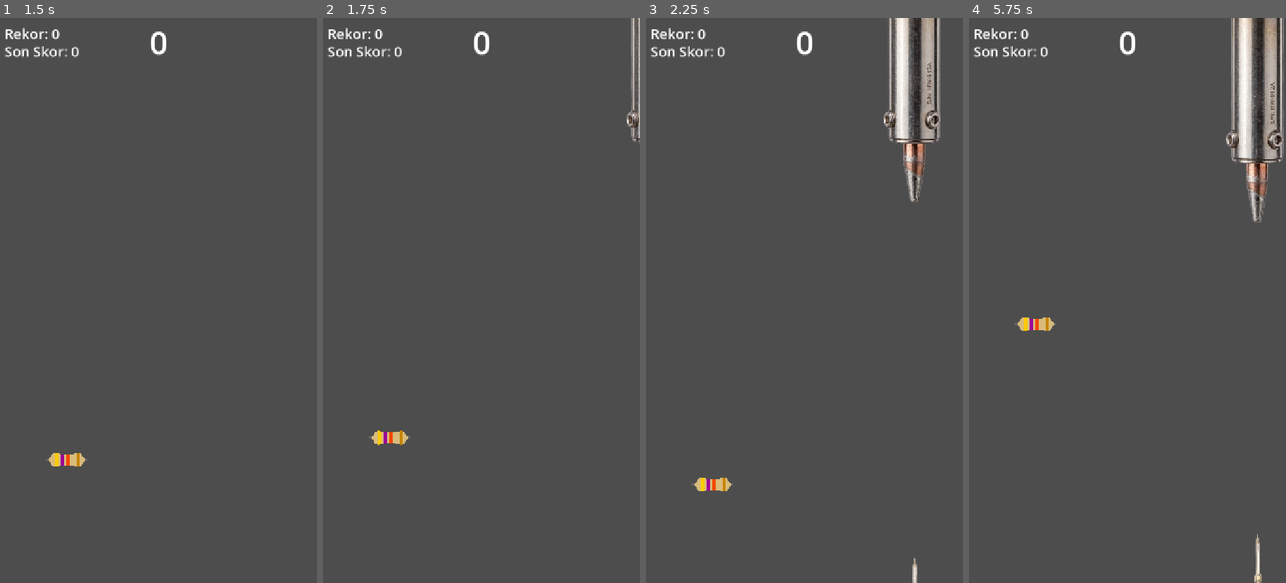
Above: before the commit, frames 1-4 (left to right).
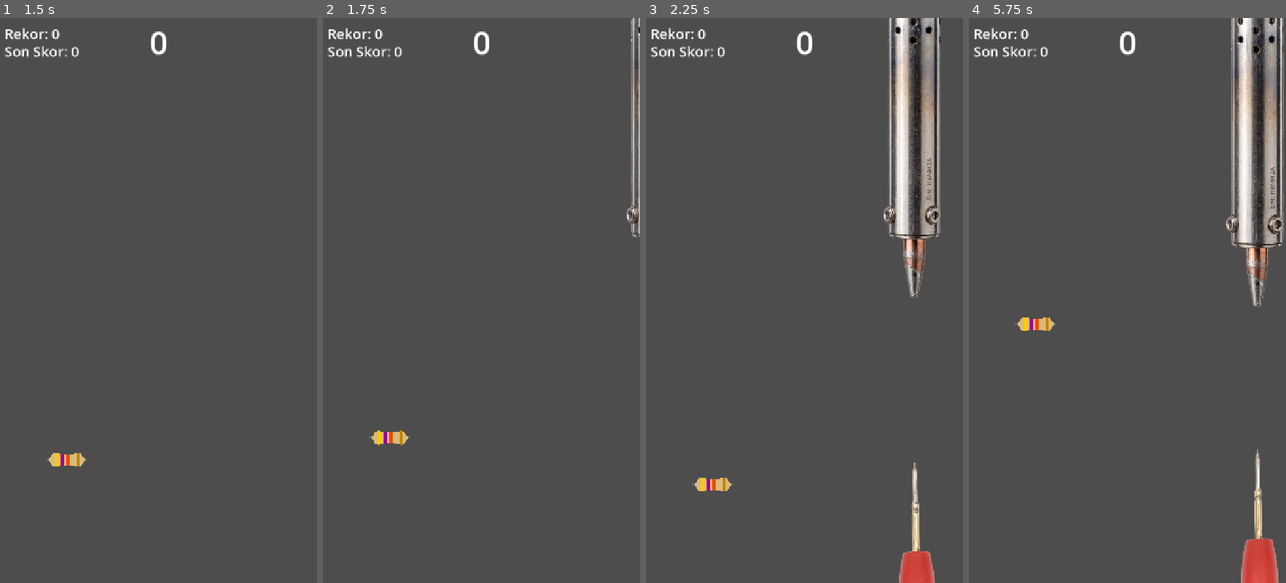
Above: after the commit, the same moments.

Repository: onuraltunbas/FlappyElectronics
Game: Godot game, scene res://Scenes/main_game.tscn
The game is run twice, just before and just after one commit, with the same random seed, the same clock (stepped at 60 frames per second) and the same inputs.
Inputs (mouse positions are in pixels of both pictures, inside the frame that each line leads up to):
- Up to frame 1 (1.5 s): tap Enter at 0.5 s; move the mouse to (228, 272) at 0.52 s; click (228, 272) at 0.67 s; move the mouse to (95, 328) at 1.27 s; click (95, 328) at 1.42 s
- Up to frame 2 (1.75 s): no input
- Up to frame 3 (2.25 s): move the mouse to (836, 176) at 2.02 s; click (836, 176) at 2.17 s
- Up to frame 4 (5.75 s): move the mouse to (1111, 413) at 2.77 s; click (1111, 413) at 2.92 s; move the mouse to (1222, 385) at 3.52 s; click (1222, 385) at 3.67 s; move the mouse to (1032, 215) at 4.27 s; click (1032, 215) at 4.42 s; move the mouse to (1143, 300) at 5.02 s; click (1143, 300) at 5.17 s

Frame 1 is identical in both runs. In frame 2, 0.6% of the frame differs, in the area x 95-100%, y 0-39%; in frame 3, 5.2%; in frame 4, 5.5%, in the area x 81-100%, y 0-100%.

Commit message:
engel ayharlama

Diff:
--- a/flappy-electronics/Scenes/engel.tscn
+++ b/flappy-electronics/Scenes/engel.tscn
@@ -5,10 +5,10 @@
 [ext_resource type="Texture2D" uid="uid://c14v15t44yamj" path="res://Assets/Sprites/havya.png" id="3_6762y"]
 
 [sub_resource type="RectangleShape2D" id="RectangleShape2D_v7t8f"]
-size = Vector2(13, 1275.25)
+size = Vector2(13, 1008)
 
 [sub_resource type="RectangleShape2D" id="RectangleShape2D_5cvp1"]
-size = Vector2(55, 1028.5)
+size = Vector2(55, 1035.25)
 
 [sub_resource type="RectangleShape2D" id="RectangleShape2D_iqbyj"]
 size = Vector2(20, 166)
@@ -20,12 +20,14 @@
 texture = ExtResource("2_uqg5d")
 
 [node name="CollisionAlt" type="CollisionShape2D" parent="." unique_id=1799026853]
+position = Vector2(0, 1)
 shape = SubResource("RectangleShape2D_v7t8f")
 
 [node name="SpriteUst" type="Sprite2D" parent="." unique_id=1659642400]
 texture = ExtResource("3_6762y")
 
 [node name="CollisionUst" type="CollisionShape2D" parent="." unique_id=967493641]
+position = Vector2(5, -1.375)
 shape = SubResource("RectangleShape2D_5cvp1")
 
 [node name="Lazer" type="Area2D" parent="." unique_id=1638535688]
--- a/flappy-electronics/Scenes/main_game.tscn
+++ b/flappy-electronics/Scenes/main_game.tscn
@@ -11,6 +11,8 @@
 
 [node name="MainGame" type="Node2D" unique_id=2024457642 groups=["merkez"]]
 script = ExtResource("1_l756w")
+en_genis_delik = 350.0
+en_dar_delik = 250.0
 
 [node name="Player" parent="." unique_id=1500827778 instance=ExtResource("2_pu3va")]
 position = Vector2(152, 615)
